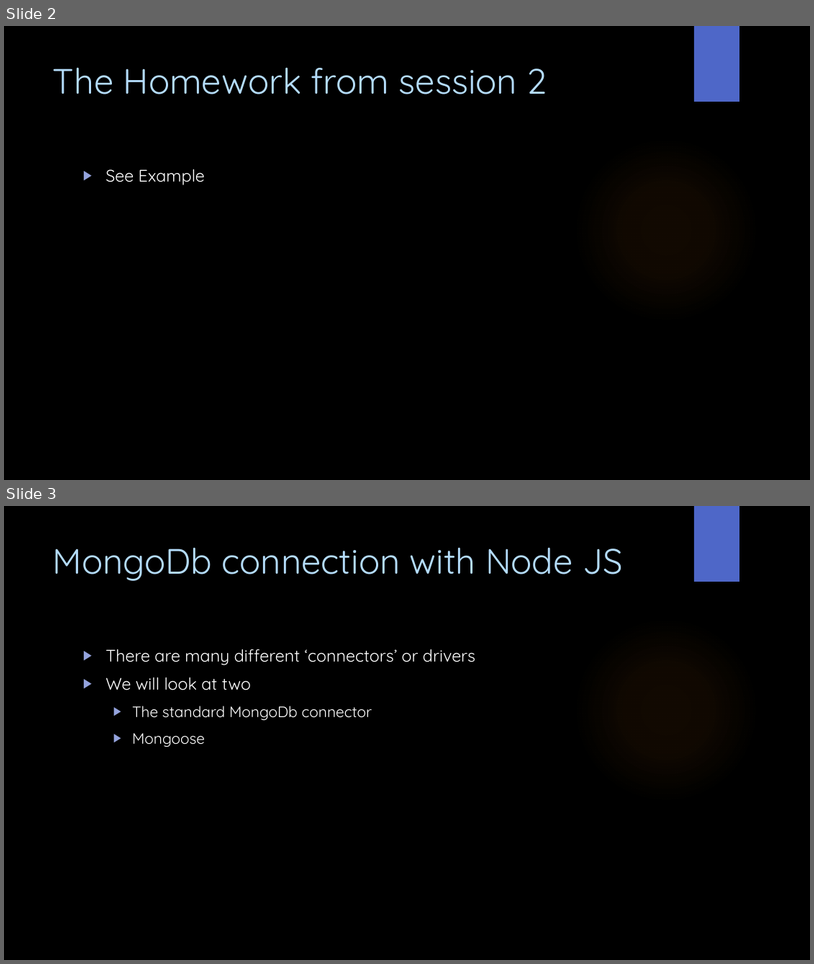
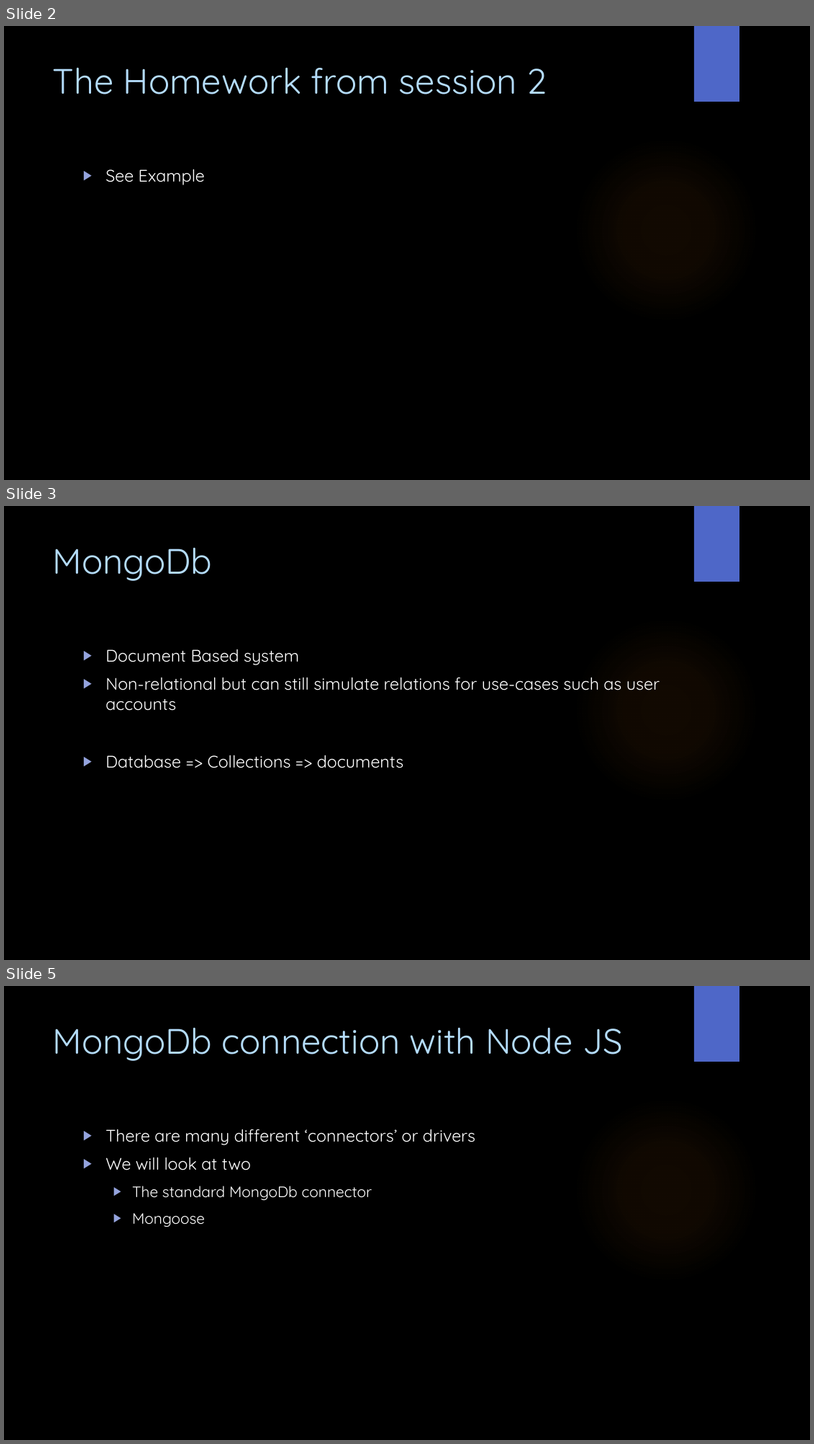
Before and after one commit to WitsSoftDev/SoftDev2016, a slide deck: Session 3/Softdev Session 3 2016.pptx. Shown one above the other, each under a label of ours: slides 2 and 3 before the commit, slides 2, 3 and 5 after it; the slides between them are not shown. The pictures are 814x964 and 814x1444 pixels, drawn with LibreOffice and Linux fonts; fonts in the diff are those of the drawing; background and template pictures are left out. Boxes give left, top, right and bottom in pixels: in the first picture for what was removed or moved away, otherwise in the second. Text is boxed around its words. In the diff, an @@ line names an element or a change of style, - is before the commit and + after.

```diff
--- a/Session 3/Softdev Session 3 2016.pptx
+++ b/Session 3/Softdev Session 3 2016.pptx
@@ slide 3 added at [4,506,810,960], background picture (left out); not listed: 2 template elements that a slide beside it also shows @@
@@ title added at [53,547,212,581], 42 pt, text #B4DCFA @@
+MongoDb
@@ text added at [106,649,660,768], 20 pt, text #FFFFFF @@
+▶ Document Based system
+▶ Non-relational but can still simulate relations for use-cases such as user accounts
+▶ Database => Collections => documents
@@ what was slide 3 is now slide 5 @@
```
Also in this commit, not shown: 1 slide changed, 1 other slide added.
